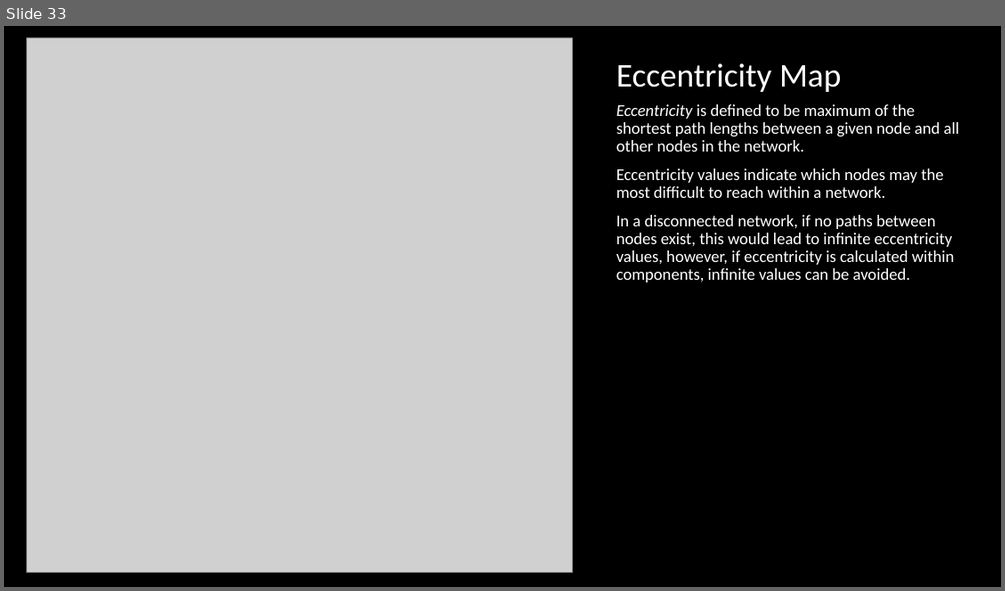
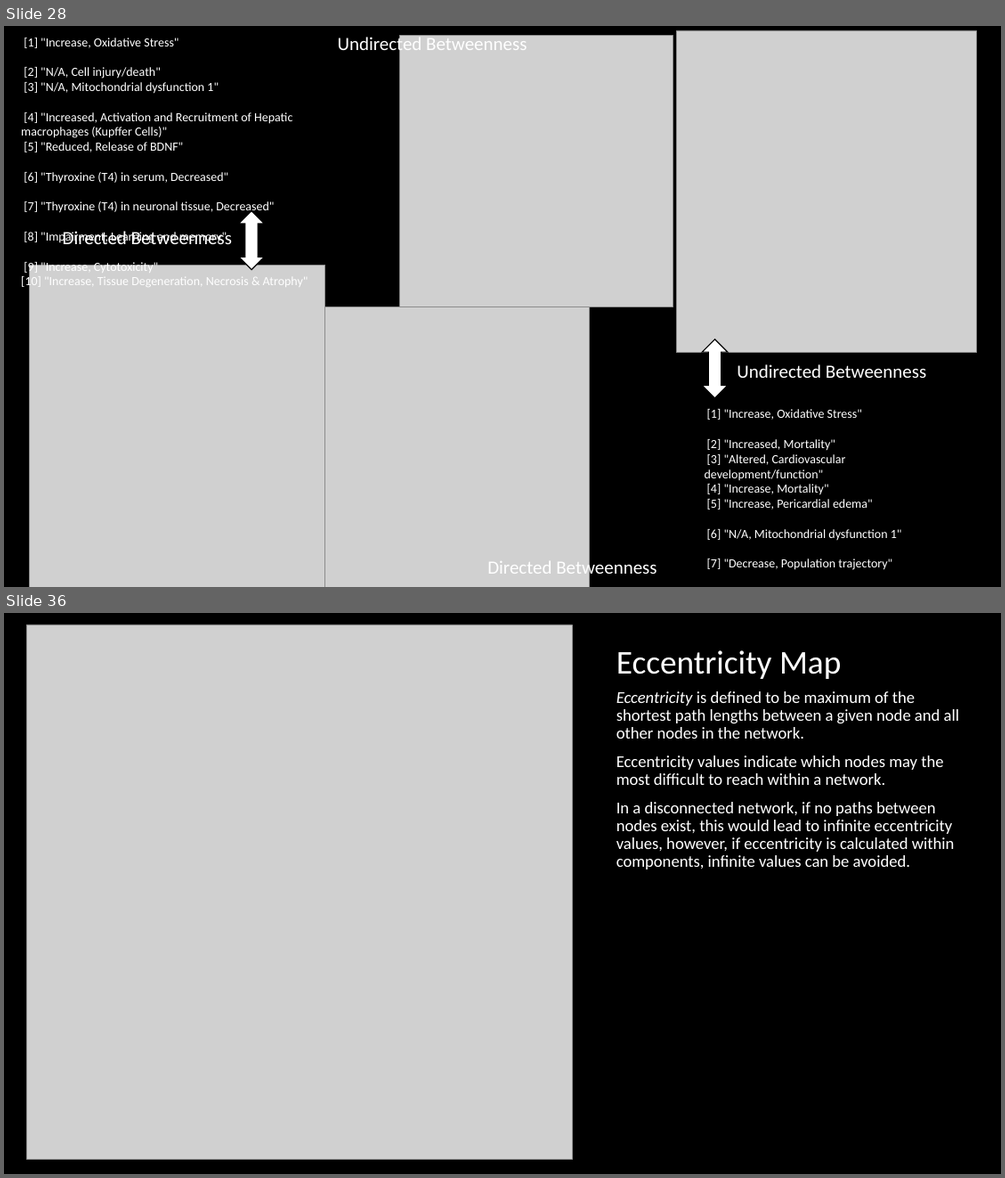
Before and after one commit to npollesch/AOPWiki, a slide deck: Presentations/AOPwiki_analysis.pptx. Shown one above the other, each under a label of ours: slide 33 before the commit, slides 28 and 36 after it; the slides between them are not shown. The pictures are 1005x591 and 1005x1178 pixels, drawn with LibreOffice and Linux fonts; fonts in the diff are those of the drawing; grey boxes stand for pictures. Boxes give left, top, right and bottom in pixels: in the first picture for what was removed or moved away, otherwise in the second. Text is boxed around its words. In the diff, an @@ line names an element or a change of style, - is before the commit and + after.

```diff
--- a/Presentations/AOPwiki_analysis.pptx
+++ b/Presentations/AOPwiki_analysis.pptx
@@ slide 28 added at [4, 26, 1001, 587], background #000000 @@
@@ text added at [338, 35, 526, 56], 18 pt, text #FFFFFF @@
+Undirected Betweenness
@@ picture added at [399, 36, 673, 306] @@
@@ group added at [21, 38, 324, 587]: 2 texts, 1 picture, 1 up down arrow @@
+[1] "Increase, Oxidative Stress"
+[2] "N/A, Cell injury/death"
+[3] "N/A, Mitochondrial dysfunction 1"
+[4] "Increased, Activation and Recruitment of Hepatic macrophages (Kupffer Cells)"
+[5] "Reduced, Release of BDNF"
+[6] "Thyroxine (T4) in serum, Decreased"
+[7] "Thyroxine (T4) in neuronal tissue, Decreased"
+[8] "Impairment, Learning and memory"
+[9] "Increase, Cytotoxicity"
+[10] "Increase, Tissue Degeneration, Necrosis & Atrophy"
+Directed Betweenness
@@ picture added at [302, 306, 590, 587] @@
@@ group added at [677, 30, 977, 570]: 2 texts, 1 picture, 1 up down arrow @@
+[1] "Increase, Oxidative Stress"
+[2] "Increased, Mortality"
+[3] "Altered, Cardiovascular development/function"
+[4] "Increase, Mortality"
+[5] "Increase, Pericardial edema"
+[6] "N/A, Mitochondrial dysfunction 1"
+[7] "Decrease, Population trajectory"
+[8] "Decline, Population"
+[9] "Activation, PPAR?"
+[10] "Increased, blood potassium concentration"
+Undirected Betweenness
@@ text added at [487, 557, 656, 579], 18 pt, text #FFFFFF @@
+Directed Betweenness
@@ what was slide 33 is now slide 36 @@
```
Also in this commit, not shown: 8 slides changed, 5 other slides added, 1 slide removed.
